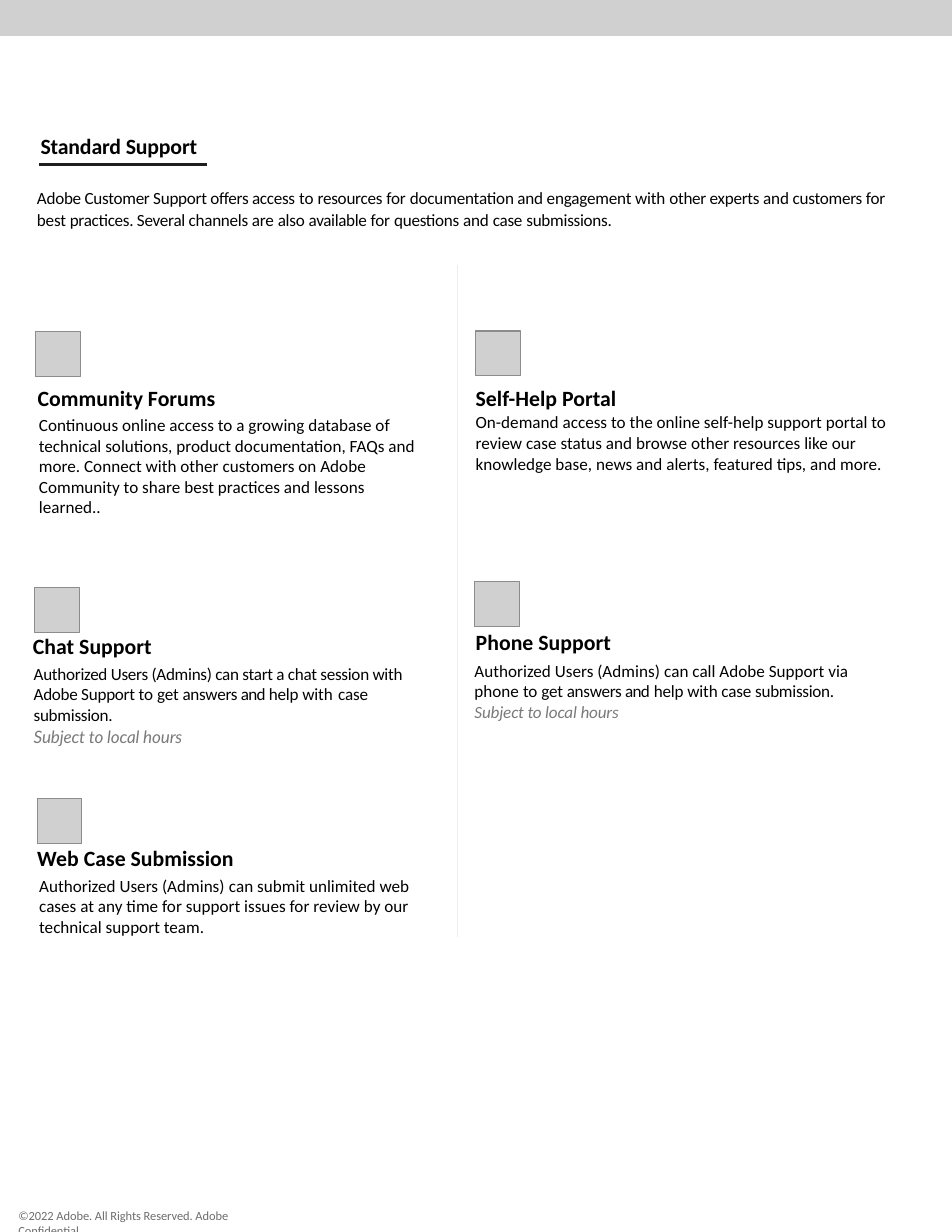
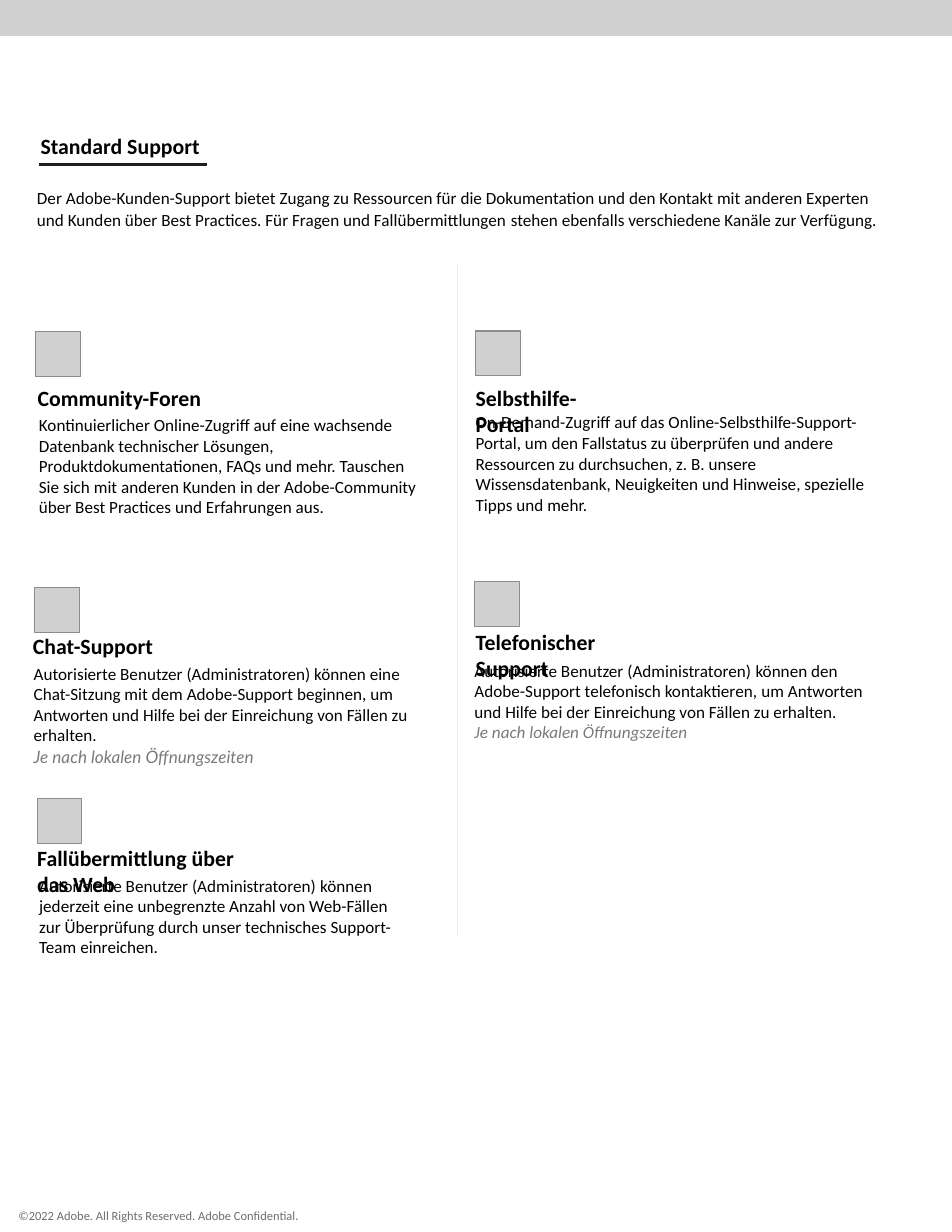
Before and after one commit to AdobeDocs/support-resources.de-DE, a slide deck: slide 2 of help/data-sheets/assets/DMeStandardSupportDatasheet_2022.pptx. Drawn at 952x1232 pixels with LibreOffice and Linux fonts; fonts in the diff are those of the drawing; grey boxes stand for pictures. Boxes give left, top, right and bottom in pixels: in the first picture for what was removed or moved away, otherwise in the second. Text is boxed around its words. In the diff, an @@ line names an element or a change of style, - is before the commit and + after.

```diff
--- a/help/data-sheets/assets/DMeStandardSupportDatasheet_2022.pptx
+++ b/help/data-sheets/assets/DMeStandardSupportDatasheet_2022.pptx
@@ text "Standard Support" at (41,138,199,158): letter spacing -0.1 to 0 pt @@
@@ text at (37,192,876,229): text changed @@
-Adobe Customer Support offers access to resources for documentation and engagement with other experts and customers for best practices. Several channels are also available for questions and case submissions.
+Der Adobe-Kunden-Support bietet Zugang zu Ressourcen für die Dokumentation und den Kontakt mit anderen Experten und Kunden über Best Practices. Für Fragen und Fallübermittlungen stehen ebenfalls verschiedene Kanäle zur Verfügung.
@@ text at (38,390,201,410): text changed @@
-Community Forums
+Community-Foren
@@ text at (39,419,416,516): text changed @@
-Continuous online access to a growing database of technical solutions, product documentation, FAQs and more. Connect with other customers on Adobe Community to share best practices and lessons learned..
+Kontinuierlicher Online-Zugriff auf eine wachsende Datenbank technischer Lösungen, Produktdokumentationen, FAQs und mehr. Tauschen Sie sich mit anderen Kunden in der Adobe-Community über Best Practices und Erfahrungen aus.
@@ text at (476,390,577,439): text changed @@
-Self-Help Portal
+Selbsthilfe-Portal
@@ text at (476,416,864,514): text changed @@
-On-demand access to the online self-help support portal to review case status and browse other resources like our knowledge base, news and alerts, featured tips, and more.
+On-Demand-Zugriff auf das Online-Selbsthilfe-Support-Portal, um den Fallstatus zu überprüfen und andere Ressourcen zu durchsuchen, z. B. unsere Wissensdatenbank, Neuigkeiten und Hinweise, spezielle Tipps und mehr.
@@ text at (33,638,153,658): text changed @@
-Chat Support
+Chat-Support
@@ text at (476,634,596,680): text changed @@
-Phone Support
+Telefonischer Support
@@ text at (34,667,408,766): text changed @@
-Authorized Users (Admins) can start a chat session with Adobe Support to get answers and help with case submission.
-Subject to local hours
+Autorisierte Benutzer (Administratoren) können eine Chat-Sitzung mit dem Adobe-Support beginnen, um Antworten und Hilfe bei der Einreichung von Fällen zu erhalten.
+Je nach lokalen Öffnungszeiten
@@ text at (474,664,863,741): text changed @@
-Authorized Users (Admins) can call Adobe Support via phone to get answers and help with case submission.
-Subject to local hours
+Autorisierte Benutzer (Administratoren) können den Adobe-Support telefonisch kontaktieren, um Antworten und Hilfe bei der Einreichung von Fällen zu erhalten.
+Je nach lokalen Öffnungszeiten
@@ text at (37,850,234,893): text changed @@
-Web Case Submission
+Fallübermittlung über das Web
@@ text at (39,878,391,953): text changed @@
-Authorized Users (Admins) can submit unlimited web cases at any time for support issues for review by our technical support team.
+Autorisierte Benutzer (Administratoren) können jederzeit eine unbegrenzte Anzahl von Web-Fällen zur Überprüfung durch unser technisches Support-Team einreichen.
@@ text "©2022 Adobe. All Rights Reserved. ..." at (18,1211,298,1222): letter spacing -0.1 to 0 pt @@
```
Also in this commit, not shown: 2 other slides changed, 6 other files.
